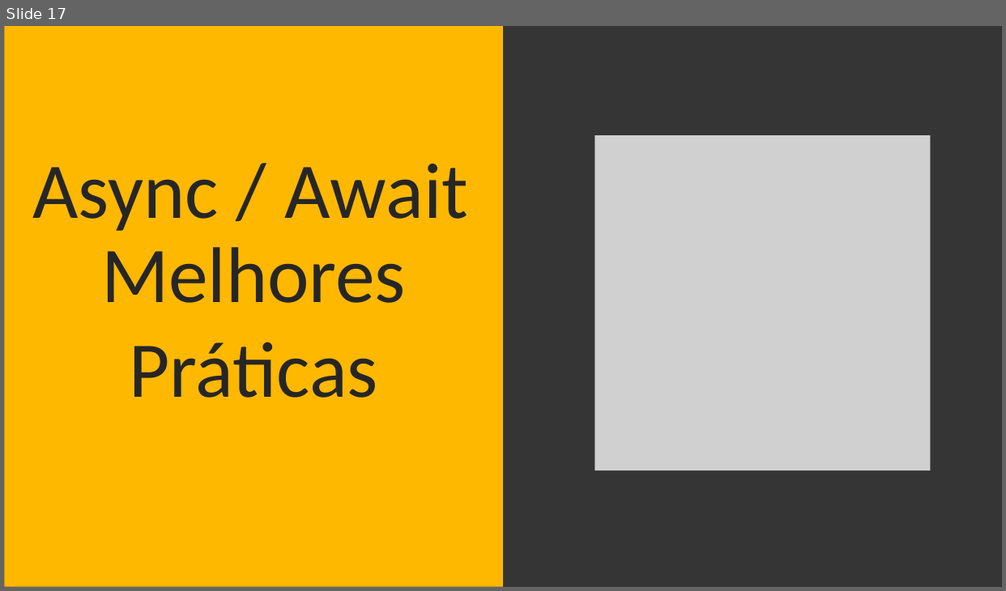
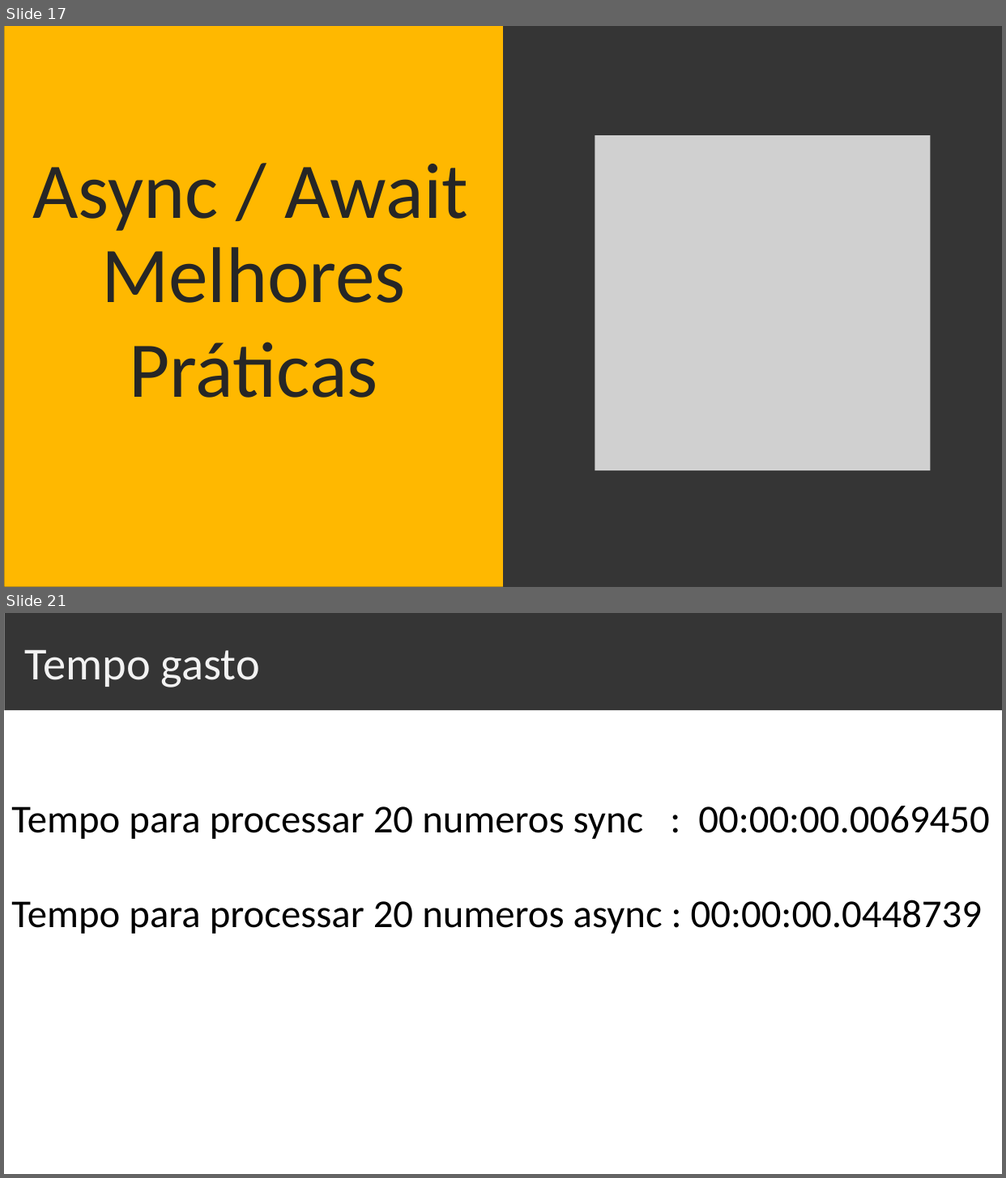
Before and after one commit to sostenes198/.NET-Estudos, a slide deck: AsyncAwait/Apresentacao-Squadra/Apresentacao-Async-Await.pptx. Shown one above the other, each under a label of ours: slide 17 before the commit, slides 17 and 21 after it; the slides between them are not shown. The pictures are 1006x591 and 1006x1178 pixels, drawn with LibreOffice and Linux fonts; fonts in the diff are those of the drawing; grey boxes stand for pictures. Boxes give left, top, right and bottom in pixels: in the first picture for what was removed or moved away, otherwise in the second. Text is boxed around its words. In the diff, an @@ line names an element or a change of style, - is before the commit and + after.

```diff
--- a/AsyncAwait/Apresentacao-Squadra/Apresentacao-Async-Await.pptx
+++ b/AsyncAwait/Apresentacao-Squadra/Apresentacao-Async-Await.pptx
@@ slide 21 added at [4, 613, 1002, 1174], background #FFFFFF @@
@@ freeform shape added at [4, 613, 1002, 710], fill #353535 @@
@@ text added at [25, 649, 260, 688], 44 pt, text #F2F2F2 @@
+Tempo gasto
@@ text added at [11, 806, 989, 934], 38 pt, text #000000 @@
+Tempo para processar 20 numeros sync : 00:00:00.0069450
+Tempo para processar 20 numeros async : 00:00:00.0448739
```
Also in this commit, not shown: 4 slides changed, 22 other slides added, 1 slide removed, 10 other files.
